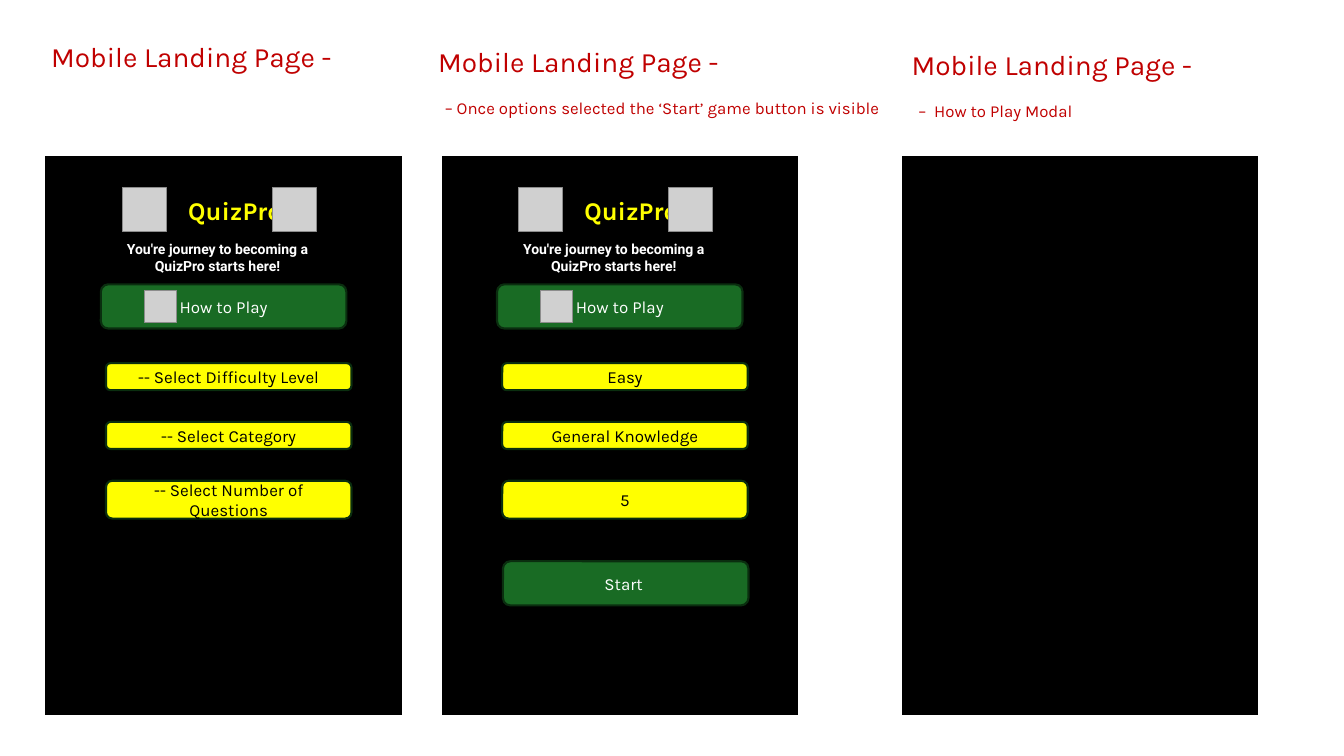
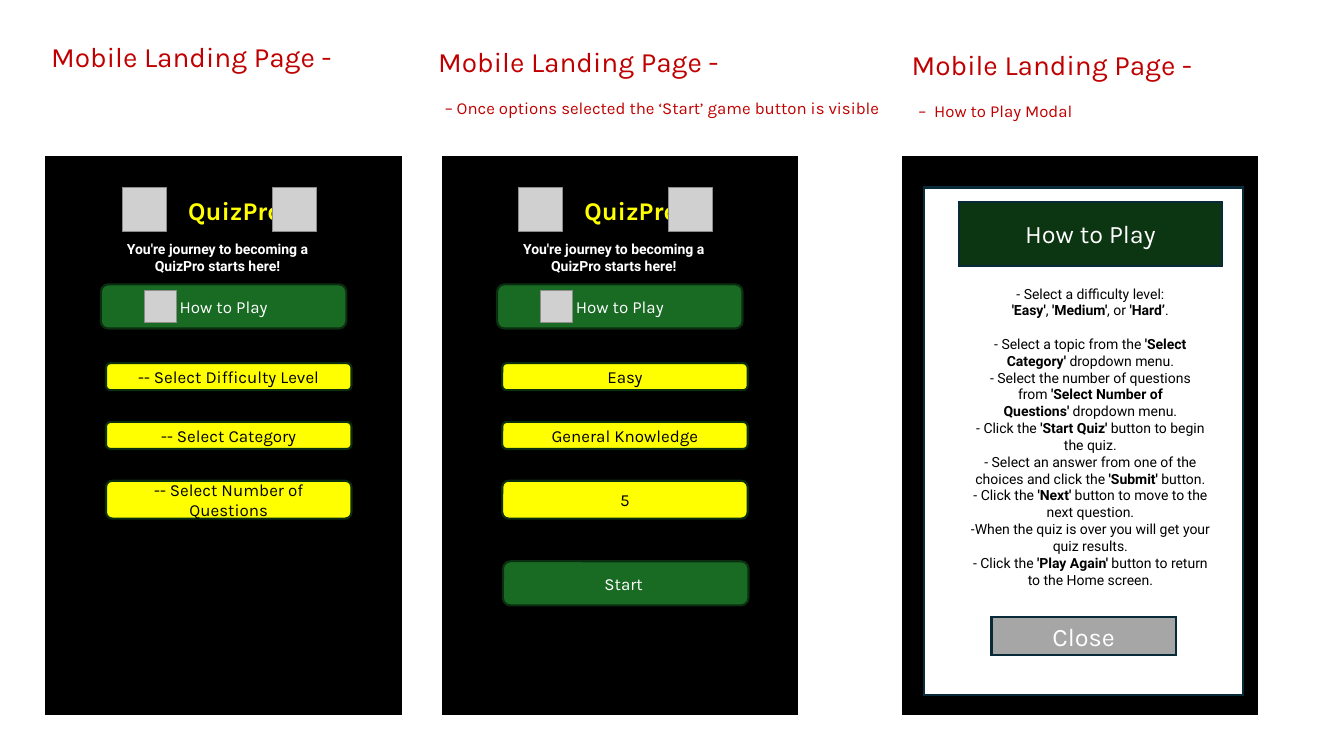
Before and after one commit to ProfessorJames/quizpro, a slide deck: slide 2 of assets/wireframes/PP2 - Wireframes.pptx. Drawn at 1344x756 pixels with LibreOffice and Linux fonts; fonts in the diff are those of the drawing; grey boxes stand for pictures. Boxes give left, top, right and bottom in pixels: in the first picture for what was removed or moved away, otherwise in the second. Text is boxed around its words. In the diff, an @@ line names an element or a change of style, - is before the commit and + after.

```diff
--- a/assets/wireframes/PP2 - Wireframes.pptx
+++ b/assets/wireframes/PP2 - Wireframes.pptx
@@ rectangle added at bbox=[925, 188, 1243, 696], fill #FFFFFF, outline #092A39 1.5 pt @@
@@ rectangle added at bbox=[960, 202, 1222, 266], fill #0D3612, outline #092A39 1.5 pt, 18 pt, text #FFFFFF @@
+How to Play
@@ text added at bbox=[971, 288, 1210, 585], 10 pt, text #000000 @@
+- Select a difficulty level:
+'Easy', 'Medium', or 'Hard’.
+- Select a topic from the 'Select Category' dropdown menu.
+- Select the number of questions from 'Select Number of Questions' dropdown menu.
+- Click the 'Start Quiz' button to begin the quiz.
+- Select an answer from one of the choices and click the 'Submit' button.
+- Click the 'Next' button to move to the next question.
+-When the quiz is over you will get your quiz results.
+- Click the 'Play Again' button to return to the Home screen.
@@ rectangle added at bbox=[992, 617, 1177, 654], fill #A6A6A6, outline #092A39 1.5 pt, 18 pt, text #FFFFFF @@
+Close
```
Also in this commit, not shown: 1 other slide changed, 10 slides added, 1 other file.
